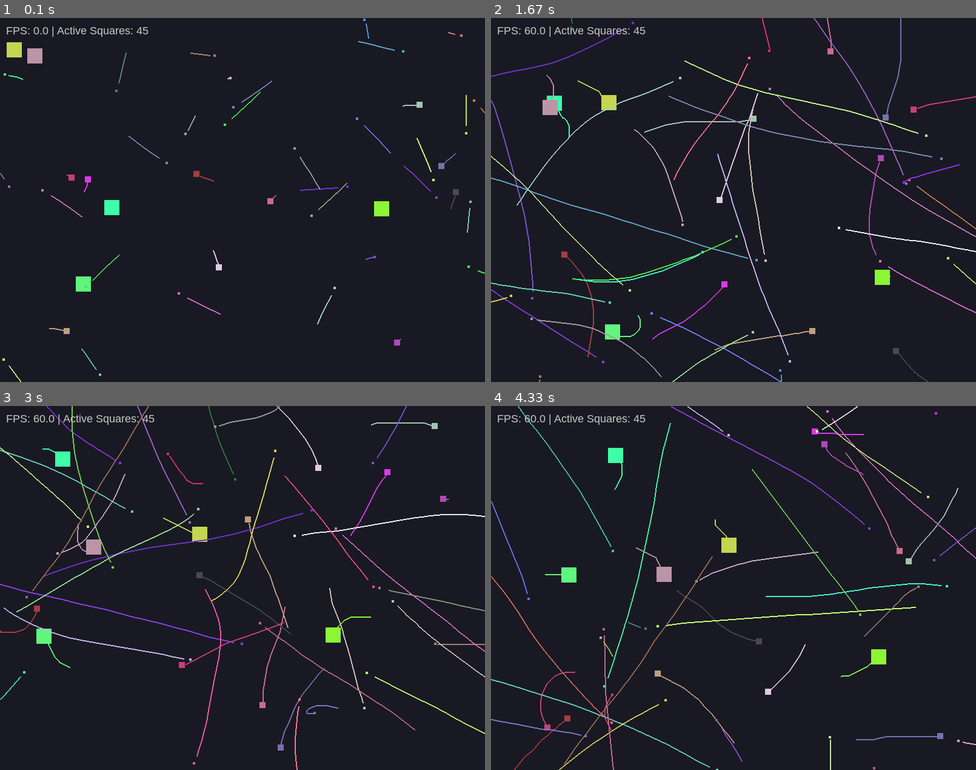
Above: before the commit, frames 1-4 (two rows, left to right).
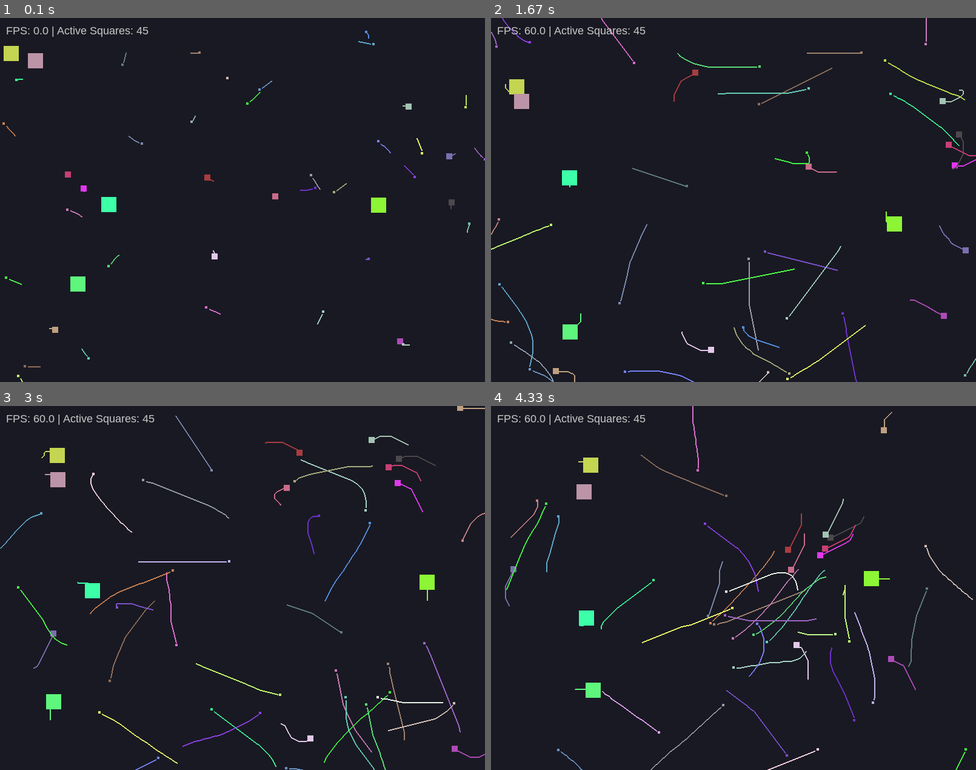
Above: after the commit, the same moments.

Repository: whajar019-bot/lab8-pygame
Game: pygame game, started from main.py
Same seed, same stepped clock (60 frames per second), same inputs: the game is played once before the commit and once after it.
Inputs:
- Up to frame 1 (0.1 s): no input
- Up to frame 2 (1.67 s): no input
- Up to frame 3 (3 s): no input
- Up to frame 4 (4.33 s): no input

The runs differ from the first frame. In frame 1, 1.4% of the frame differs, in the area x 0-100%, y 0-100%; in frame 2, 6.1%; in frame 3, 6.1%; in frame 4, 5.8%.

Commit message:
exam: q8 - speed test

Diff:
--- a/main.py
+++ b/main.py
@@ -3,12 +3,14 @@
 import math
 import logging
 from typing import List
+TEST_MODE_ON: bool = False
+
 
 WIDTH, HEIGHT = 800, 600
 FPS = 60
 NUM_SQUARES = 25
 
-GLOBAL_MAX_SPEED = 150.0
+GLOBAL_MAX_SPEED = 50.0
 FLEE_RADIUS = 150
 CHASE_RADIUS = 200
 FLEE_FORCE = 12.0
Not shown, changed: MY_EXAM.md
